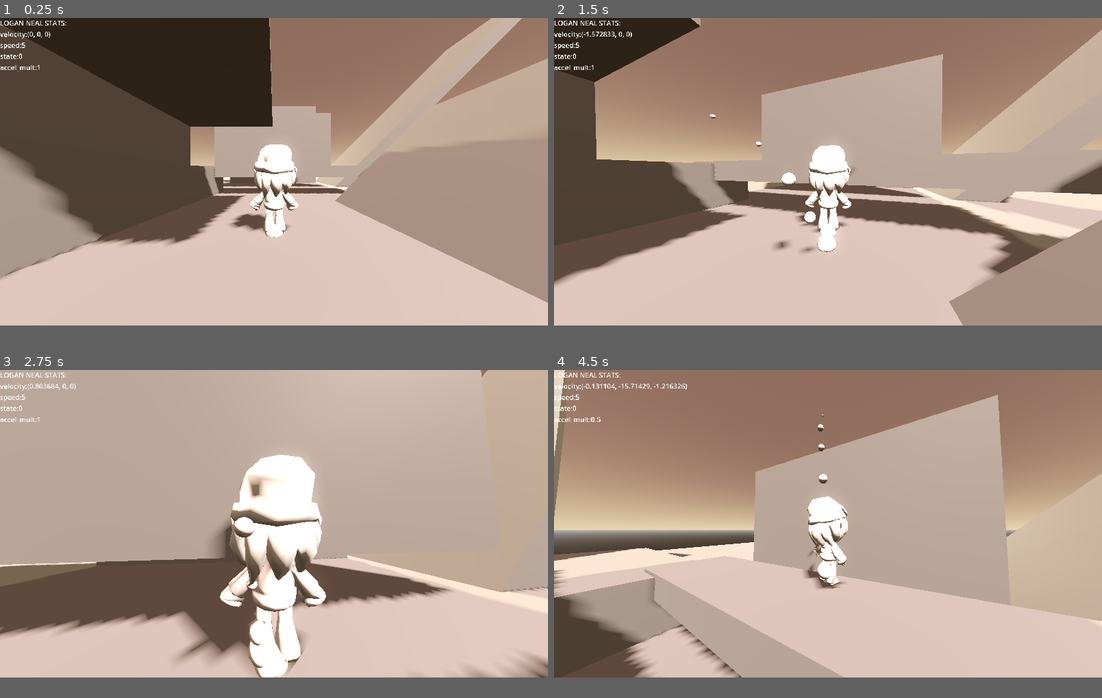
Above: before the commit, frames 1-4 (two rows, left to right).
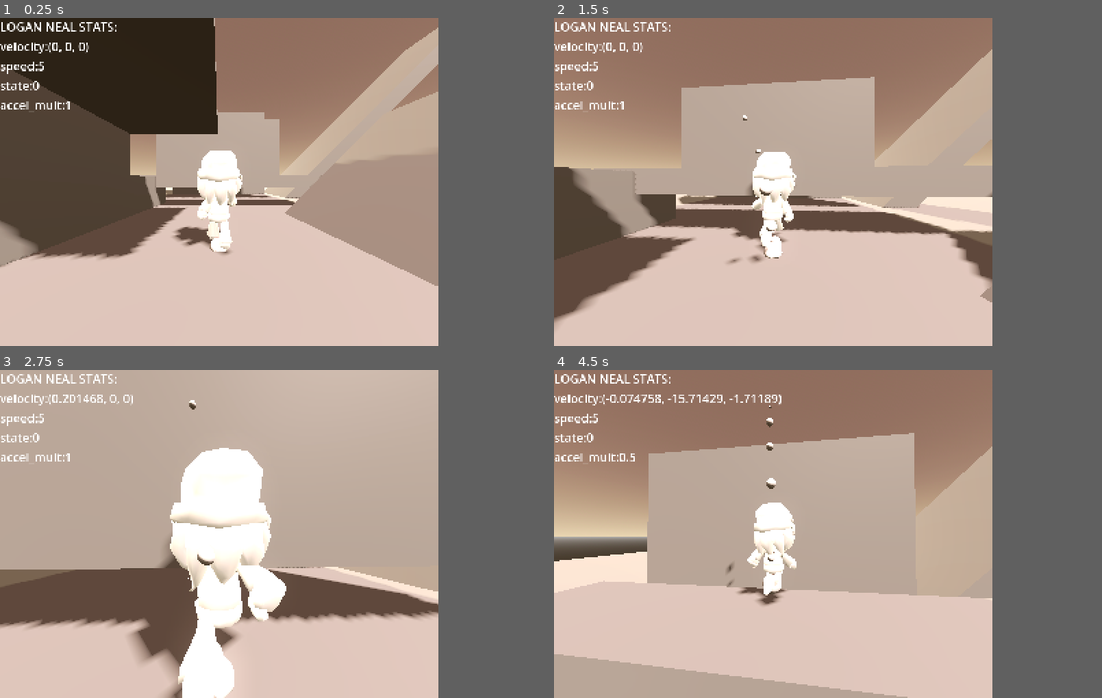
Above: after the commit, the same moments.

Repository: imawormeater/sorakaiquest
Game: Godot game, scene res://scenes/app.tscn
Two runs of this game, one before a commit and one after it. Both use one fixed random seed, a clock stepped at 60 frames per second and the inputs below.
Inputs (mouse positions are in pixels of both pictures, inside the frame that each line leads up to):
- Up to frame 1 (0.25 s): no input
- Up to frame 2 (1.5 s): move the mouse to (855, 168) at 0.52 s; hold W (movement_up) from 0.53 s (still down); tap Mouse wheel down (mw_down) at 0.6 s; tap Space (movement_jump) at 0.77 s; move the mouse to (800, 172) at 1.27 s; tap Mouse wheel up (mw_up) at 1.35 s
- Up to frame 3 (2.75 s): keep holding W (movement_up); tap Space (movement_jump) at 1.52 s; move the mouse to (284, 517) at 2.02 s; tap Mouse wheel down (mw_down) at 2.1 s
- Up to frame 4 (4.5 s): keep holding W (movement_up); move the mouse to (822, 527) at 2.77 s; tap Mouse wheel up (mw_up) at 2.85, 4.35 s; tap Space (movement_jump) at 3.02, 3.77 s; move the mouse to (866, 527) at 3.52 s; tap Mouse wheel down (mw_down) at 3.6 s; move the mouse to (784, 520) at 4.27 s
In our replay, the window is 800x450 before the commit and 640x480 after it. These sizes can differ from the game's own. Grey fills any space a smaller window leaves; there, only what the larger window draws over its background counts as a difference.

The runs differ from the first frame. In frame 1, 36% of the frame differs, in the area x 0-100%, y 0-94%; in frame 2, 41%; in frame 3, 35%; in frame 4, 43%, in the area x 0-100%, y 0-100%.

Commit message:
yayayayyyyyyyyyyyy

Diff:
--- /dev/null
+++ b/assets/standard_opaque.gdshader
@@ -0,0 +1,3 @@
+shader_type spatial;
+
+#include "common.gdshaderinc"
--- /dev/null
+++ b/assets/ursc/canvas_item/dithering.gdshader
@@ -0,0 +1,30 @@
+#pragma disable_preprocessor
+
+shader_type canvas_item;
+
+// 0: bypass
+uniform float color_depth: hint_range(0, 32, 8) = 24;
+
+uniform sampler2D dithering_pattern_texture:
+	hint_default_white, repeat_enable, filter_nearest;
+
+void fragment()
+{
+	vec3 base_color = texture(TEXTURE, UV).rgb;
+
+	if (color_depth > 0.0)
+	{
+		vec2 dpt_size = vec2(textureSize(dithering_pattern_texture, 0));
+		vec2 texture_size = vec2(textureSize(TEXTURE, 0));
+
+		vec3 dithering = texture(
+			dithering_pattern_texture, UV * (texture_size / dpt_size)).rgb - 0.5;
+
+		COLOR.rgb = round(
+			base_color.rgb * color_depth + dithering) / color_depth;
+	}
+	else
+	{
+		COLOR.rgb = base_color;
+	}
+}
--- /dev/null
+++ b/assets/ursc/canvas_item/fade.gdshader
@@ -0,0 +1,16 @@
+#pragma disable_preprocessor
+
+shader_type canvas_item;
+
+uniform sampler2D SCREEN_TEXTURE: hint_screen_texture, filter_nearest, repeat_disable;
+
+//  1: white
+// -1: black
+uniform int mode: hint_range(-1, 1, 2) = -1;
+
+void fragment()
+{
+	vec3 screen_color = texture(SCREEN_TEXTURE, SCREEN_UV).rgb;
+	COLOR.rgb = screen_color + COLOR.a * float(mode);
+	COLOR.a = 1.0;
+}
--- /dev/null
+++ b/assets/ursc/spatial/basic_opaque.gdshader
@@ -0,0 +1,5 @@
+shader_type spatial;
+
+#define TEXTURE_DISABLED
+
+#include "common.gdshaderinc"
--- /dev/null
+++ b/assets/ursc/spatial/basic_transparent.gdshader
@@ -0,0 +1,6 @@
+shader_type spatial;
+
+#define ALPHA_BLEND
+#define TEXTURE_DISABLED
+
+#include "common.gdshaderinc"
--- /dev/null
+++ b/assets/ursc/spatial/metallic_opaque.gdshader
@@ -0,0 +1,5 @@
+shader_type spatial;
+
+#define TEXTURE_METAL
+
+#include "common.gdshaderinc"
--- /dev/null
+++ b/assets/ursc/spatial/metallic_transparent.gdshader
@@ -0,0 +1,6 @@
+shader_type spatial;
+
+#define ALPHA_BLEND
+#define TEXTURE_METAL
+
+#include "common.gdshaderinc"
--- /dev/null
+++ b/assets/ursc/spatial/shiny_opaque.gdshader
@@ -0,0 +1,5 @@
+shader_type spatial;
+
+#define SHINY
+
+#include "common.gdshaderinc"
--- /dev/null
+++ b/assets/ursc/spatial/shiny_transparent.gdshader
@@ -0,0 +1,6 @@
+shader_type spatial;
+
+#define ALPHA_BLEND
+#define SHINY
+
+#include "common.gdshaderinc"
--- /dev/null
+++ b/assets/ursc/spatial/sprite.gdshader
@@ -0,0 +1,6 @@
+shader_type spatial;
+
+#define ALPHA_SCISSOR
+#define BILLBOARD
+
+#include "common.gdshaderinc"
--- /dev/null
+++ b/assets/ursc/spatial/standard_opaque.gdshader
@@ -0,0 +1,3 @@
+shader_type spatial;
+
+#include "common.gdshaderinc"
--- /dev/null
+++ b/assets/ursc/spatial/standard_transparent.gdshader
@@ -0,0 +1,5 @@
+shader_type spatial;
+
+#define ALPHA_BLEND
+
+#include "common.gdshaderinc"
--- a/project.godot
+++ b/project.godot
@@ -23,8 +23,9 @@
 
 [display]
 
-window/size/viewport_width=1280
-window/size/viewport_height=720
+window/size/viewport_width=320
+window/size/viewport_height=240
+window/stretch/mode="viewport"
 
 [input]
 
@@ -71,3 +72,22 @@
 [rendering]
 
 textures/canvas_textures/default_texture_filter=0
+
+[shader_globals]
+
+affine_texture_mapping={
+"type": "bool",
+"value": true
+}
+cull_distance={
+"type": "float",
+"value": 64.0
+}
+texture_filtering={
+"type": "bool",
+"value": false
+}
+vertex_snap_intensity={
+"type": "int",
+"value": 2
+}
--- a/scenes/MainGameState.tscn
+++ b/scenes/MainGameState.tscn
@@ -84,5 +84,25 @@
 [node name="Sorakai" parent="." instance=ExtResource("2_ntxhb")]
 transform = Transform3D(1, 0, 0, 0, 1, 0, 0, 0, 1, 0, 0, 0.999)
 
+[node name="Skeleton3D" parent="Sorakai/Visual/loganchara/Armature" index="0"]
+bones/0/position = Vector3(-0.0543279, -1.37811, -0.304354)
+bones/0/rotation = Quaternion(0.876919, 0.467254, -0.10486, 0.0411352)
+bones/1/rotation = Quaternion(-0.00290985, 0.112602, 0.0892008, 0.989624)
+bones/2/rotation = Quaternion(0.507341, 0.492549, -0.507341, 0.49255)
+bones/3/position = Vector3(-0.045908, -1.37811, 0.337209)
+bones/3/rotation = Quaternion(0.822667, -0.557889, -0.0843892, -0.0696959)
+bones/4/rotation = Quaternion(-0.00475266, 0.112539, 0.0729907, 0.990951)
+bones/5/rotation = Quaternion(0.281007, 0.64937, -0.280813, 0.648458)
+bones/6/position = Vector3(-0.0781445, -1.40899, -0.00108111)
+bones/7/rotation = Quaternion(-0.00256922, -0.0556312, -0.0621457, 0.996512)
+bones/8/rotation = Quaternion(0.00413694, 0.0555726, 0.0879119, 0.994568)
+bones/9/rotation = Quaternion(-0.217068, 0.356325, 0.735491, -0.533822)
+bones/10/rotation = Quaternion(-0.398852, 0.13298, 0.195819, 0.885939)
+bones/14/rotation = Quaternion(0.615294, -0.718314, 0.321264, -0.0472013)
+bones/15/rotation = Quaternion(-0.06973, -0.0618706, -0.366675, 0.925667)
+
 [node name="WorldEnvironment" type="WorldEnvironment" parent="."]
 environment = ExtResource("1_ywea7")
+
+[editable path="Sorakai"]
+[editable path="Sorakai/Visual/loganchara"]
--- a/scenes/player_sorakai.tscn
+++ b/scenes/player_sorakai.tscn
@@ -1,8 +1,9 @@
-[gd_scene load_steps=28 format=3 uid="uid://dw40p48fqbsl2"]
+[gd_scene load_steps=46 format=3 uid="uid://dw40p48fqbsl2"]
 
 [ext_resource type="Script" path="res://scripts/player_sorakai.gd" id="1_6cmhp"]
 [ext_resource type="Texture2D" uid="uid://8ggihh27mlrr" path="res://assets/blob_shadow.png" id="2_yl6e5"]
 [ext_resource type="PackedScene" uid="uid://cauyp1btx8io" path="res://assets/loganchara.glb" id="3_t2ofv"]
+[ext_resource type="Shader" path="res://assets/ursc/spatial/basic_opaque.gdshader" id="4_fuvpu"]
 [ext_resource type="Script" path="res://scripts/get_player_variables_for_fun.gd" id="4_uvf24"]
 
 [sub_resource type="CapsuleShape3D" id="CapsuleShape3D_62ypt"]
@@ -21,6 +22,12 @@
 material = SubResource("StandardMaterial3D_cwdjj")
 radius = 0.4
 height = 1.5
+
+[sub_resource type="ShaderMaterial" id="ShaderMaterial_to2gc"]
+render_priority = 0
+shader = ExtResource("4_fuvpu")
+shader_parameter/albedo_color = Color(1, 1, 1, 1)
+shader_parameter/cull_distance_override = 0.0
 
 [sub_resource type="Animation" id="Animation_q11hw"]
 resource_name = "Idle"
@@ -303,6 +310,15 @@
 "Run": SubResource("Animation_rqrik")
 }
 
+[sub_resource type="AnimationNodeAnimation" id="AnimationNodeAnimation_ra5mc"]
+animation = &"Fall"
+
+[sub_resource type="AnimationNodeAnimation" id="AnimationNodeAnimation_a2vr0"]
+animation = &"Grab"
+
+[sub_resource type="AnimationNodeAnimation" id="AnimationNodeAnimation_p6go8"]
+animation = &"GrabIdle"
+
 [sub_resource type="AnimationNodeAnimation" id="AnimationNodeAnimation_gevn8"]
 animation = &"Idle"
 
@@ -350,15 +366,75 @@
 blend_point_8/node = SubResource("AnimationNodeAnimation_v5lf4")
 blend_point_8/pos = Vector2(0.1, 0)
 
+[sub_resource type="AnimationNodeAnimation" id="AnimationNodeAnimation_7n3r3"]
+animation = &"Jump"
+
+[sub_resource type="AnimationNodeAnimation" id="AnimationNodeAnimation_tetyw"]
+animation = &"Land"
+
 [sub_resource type="AnimationNodeStateMachineTransition" id="AnimationNodeStateMachineTransition_0xiqw"]
 advance_mode = 2
 
+[sub_resource type="AnimationNodeStateMachineTransition" id="AnimationNodeStateMachineTransition_kvuaj"]
+advance_mode = 2
+advance_condition = &"jump"
+
+[sub_resource type="AnimationNodeStateMachineTransition" id="AnimationNodeStateMachineTransition_bo3ss"]
+xfade_time = 0.1
+switch_mode = 2
+advance_mode = 2
+
+[sub_resource type="Curve" id="Curve_lyhjl"]
+_data = [Vector2(0, 0), 0.0, 0.227122, 0, 0, Vector2(0.693251, 1), 0.0306142, 0.0, 0, 0]
+point_count = 2
+
+[sub_resource type="AnimationNodeStateMachineTransition" id="AnimationNodeStateMachineTransition_aeggj"]
+xfade_time = 0.5
+xfade_curve = SubResource("Curve_lyhjl")
+switch_mode = 2
+advance_mode = 2
+
+[sub_resource type="Curve" id="Curve_euef5"]
+_data = [Vector2(0, 0), 0.0, 2.61071, 0, 0, Vector2(1, 1), -0.138755, 0.0, 0, 0]
+point_count = 2
+
+[sub_resource type="AnimationNodeStateMachineTransition" id="AnimationNodeStateMachineTransition_40cqi"]
+xfade_time = 0.3
+xfade_curve = SubResource("Curve_euef5")
+
+[sub_resource type="AnimationNodeStateMachineTransition" id="AnimationNodeStateMachineTransition_d3f7f"]
+advance_mode = 2
+
+[sub_resource type="AnimationNodeStateMachineTransition" id="AnimationNodeStateMachineTransition_4mg3k"]
+xfade_time = 0.4
+switch_mode = 1
+advance_mode = 2
+
+[sub_resource type="AnimationNodeStateMachineTransition" id="AnimationNodeStateMachineTransition_hsh7h"]
+
+[sub_resource type="AnimationNodeStateMachineTransition" id="AnimationNodeStateMachineTransition_llqxh"]
+xfade_time = 0.1
+switch_mode = 2
+advance_mode = 2
+
+[sub_resource type="AnimationNodeStateMachineTransition" id="AnimationNodeStateMachineTransition_5p4ba"]
+
 [sub_resource type="AnimationNodeStateMachine" id="AnimationNodeStateMachine_wt1rb"]
+states/Fall/node = SubResource("AnimationNodeAnimation_ra5mc")
+states/Fall/position = Vector2(442, 207)
+states/Grab/node = SubResource("AnimationNodeAnimation_a2vr0")
+states/Grab/position = Vector2(582, 133)
+states/GrabIdle/node = SubResource("AnimationNodeAnimation_p6go8")
+states/GrabIdle/position = Vector2(546, 50)
 states/IdleWalk/node = SubResource("AnimationNodeBlendSpace2D_3ww81")
-states/IdleWalk/position = Vector2(389, 63)
-states/Start/position = Vector2(207, 120)
-transitions = ["Start", "IdleWalk", SubResource("AnimationNodeStateMachineTransition_0xiqw")]
-graph_offset = Vector2(-137, -27)
+states/IdleWalk/position = Vector2(383, 50)
+states/Jump/node = SubResource("AnimationNodeAnimation_7n3r3")
+states/Jump/position = Vector2(337, 207)
+states/Land/node = SubResource("AnimationNodeAnimation_tetyw")
+states/Land/position = Vector2(546, 207)
+states/Start/position = Vector2(245, 127)
+transitions = ["Start", "IdleWalk", SubResource("AnimationNodeStateMachineTransition_0xiqw"), "IdleWalk", "Jump", SubResource("AnimationNodeStateMachineTransition_kvuaj"), "Jump", "IdleWalk", SubResource("AnimationNodeStateMachineTransition_bo3ss"), "Jump", "Fall", SubResource("AnimationNodeStateMachineTransition_aeggj"), "IdleWalk", "Fall", SubResource("AnimationNodeStateMachineTransition_40cqi"), "Fall", "Land", SubResource("AnimationNodeStateMachineTransition_d3f7f"), "Land", "IdleWalk", SubResource("AnimationNodeStateMachineTransition_4mg3k"), "Jump", "Grab", SubResource("AnimationNodeStateMachineTransition_hsh7h"), "Grab", "GrabIdle", SubResource("AnimationNodeStateMachineTransition_llqxh"), "GrabIdle", "Jump", SubResource("AnimationNodeStateMachineTransition_5p4ba")]
+graph_offset = Vector2(-131, 6)
 
 [sub_resource type="Curve" id="Curve_j27lv"]
 max_value = 13.66
@@ -438,7 +514,44 @@
 target_position = Vector3(0, -0.5, 0)
 
 [node name="loganchara" parent="Visual" instance=ExtResource("3_t2ofv")]
-transform = Transform3D(0.000715102, 0, 0.0831059, 0, 0.083109, 0, -0.0831059, 0, 0.000715102, 0, -0.744453, -0.257608)
+transform = Transform3D(0.000715101, 0, 0.0831059, 0, 0.083109, 0, -0.0831059, 0, 0.000715101, 0, -0.744453, -0.257608)
+
+[node name="Skeleton3D" parent="Visual/loganchara/Armature" index="0"]
+bones/0/position = Vector3(-0.0543279, -1.37718, -0.304354)
+bones/0/rotation = Quaternion(0.826648, -0.551331, -0.0858659, -0.072902)
+bones/1/rotation = Quaternion(-0.00104297, 0.112635, 0.105592, 0.988009)
+bones/2/rotation = Quaternion(0.259485, 0.657774, -0.259485, 0.657775)
+bones/2/scale = Vector3(1, 1, 1)
+bones/3/position = Vector3(-0.045908, -1.37718, 0.337209)
+bones/3/rotation = Quaternion(0.866089, 0.487137, -0.103594, 0.0430717)
+bones/4/rotation = Quaternion(-0.0105334, 0.112146, 0.021937, 0.993394)
+bones/4/scale = Vector3(1, 1, 1)
+bones/5/rotation = Quaternion(0.492984, 0.510566, -0.489553, 0.506583)
+bones/5/scale = Vector3(1, 1, 1)
+bones/6/position = Vector3(-0.0781445, -1.36271, -0.00108111)
+bones/6/rotation = Quaternion(9.31131e-10, 1.19206e-07, -0.00781089, 0.999969)
+bones/7/rotation = Quaternion(-0.00317975, -0.055604, -0.0655505, 0.996294)
+bones/8/rotation = Quaternion(0.00402608, 0.0555651, 0.085949, 0.994741)
+bones/8/scale = Vector3(1, 1, 1)
+bones/9/rotation = Quaternion(0.278911, 0.369827, 0.680297, 0.568007)
+bones/10/rotation = Quaternion(-0.277351, 0.0941788, 0.144458, 0.945166)
+bones/11/rotation = Quaternion(-0.100787, 0.96615, 0.153133, 0.181509)
+bones/11/scale = Vector3(1, 1, 1)
+bones/12/rotation = Quaternion(0.0181024, 0.588216, 0.807416, -0.0418797)
+bones/13/rotation = Quaternion(0.20999, 0.781056, 0.23008, 0.54122)
+bones/13/scale = Vector3(1, 1, 1)
+bones/14/rotation = Quaternion(0.778775, 0.173266, 0.173529, -0.577387)
+bones/14/scale = Vector3(1, 1, 1)
+bones/15/rotation = Quaternion(0.163653, -0.0278579, -0.407628, 0.897931)
+bones/16/rotation = Quaternion(-0.179544, 0.712432, 0.0877478, -0.672685)
+bones/17/rotation = Quaternion(-0.761307, -0.00813958, 0.273992, 0.5876)
+bones/17/scale = Vector3(1, 1, 1)
+bones/18/rotation = Quaternion(-0.320628, 0.54518, 0.0172301, 0.77439)
+bones/18/scale = Vector3(1, 1, 1)
+bones/19/rotation = Quaternion(-0.707107, 0, 0, 0.707107)
+
+[node name="logan" parent="Visual/loganchara/Armature/Skeleton3D" index="0"]
+material_override = SubResource("ShaderMaterial_to2gc")
 
 [node name="AnimationPlayer2" type="AnimationPlayer" parent="Visual/loganchara"]
 libraries = {
@@ -448,7 +561,8 @@
 [node name="AnimationTree" type="AnimationTree" parent="Visual/loganchara"]
 tree_root = SubResource("AnimationNodeStateMachine_wt1rb")
 anim_player = NodePath("../AnimationPlayer")
-parameters/IdleWalk/blend_position = Vector2(0.00395882, 0.015873)
+parameters/conditions/jump = false
+parameters/IdleWalk/blend_position = Vector2(0.000942469, 1.2963)
 
 [node name="GPUParticles3D" type="GPUParticles3D" parent="Visual"]
 transform = Transform3D(1, 0, 0, 0, 1, 0, 0, 0, 1, 0, -0.729597, 0.0224319)
@@ -464,7 +578,10 @@
 [node name="CanvasLayer" type="CanvasLayer" parent="."]
 
 [node name="Label" type="Label" parent="CanvasLayer" node_paths=PackedStringArray("logan")]
-offset_right = 342.0
-offset_bottom = 165.0
+offset_right = 280.0
+offset_bottom = 135.0
+scale = Vector2(0.55, 0.55)
 script = ExtResource("4_uvf24")
 logan = NodePath("../..")
+
+[editable path="Visual/loganchara"]
Binary file changed: assets/loganchara.glb
Not shown, changed: assets/loganchara.glb.import
Not shown, added: assets/ursc/spatial/common.gdshaderinc
